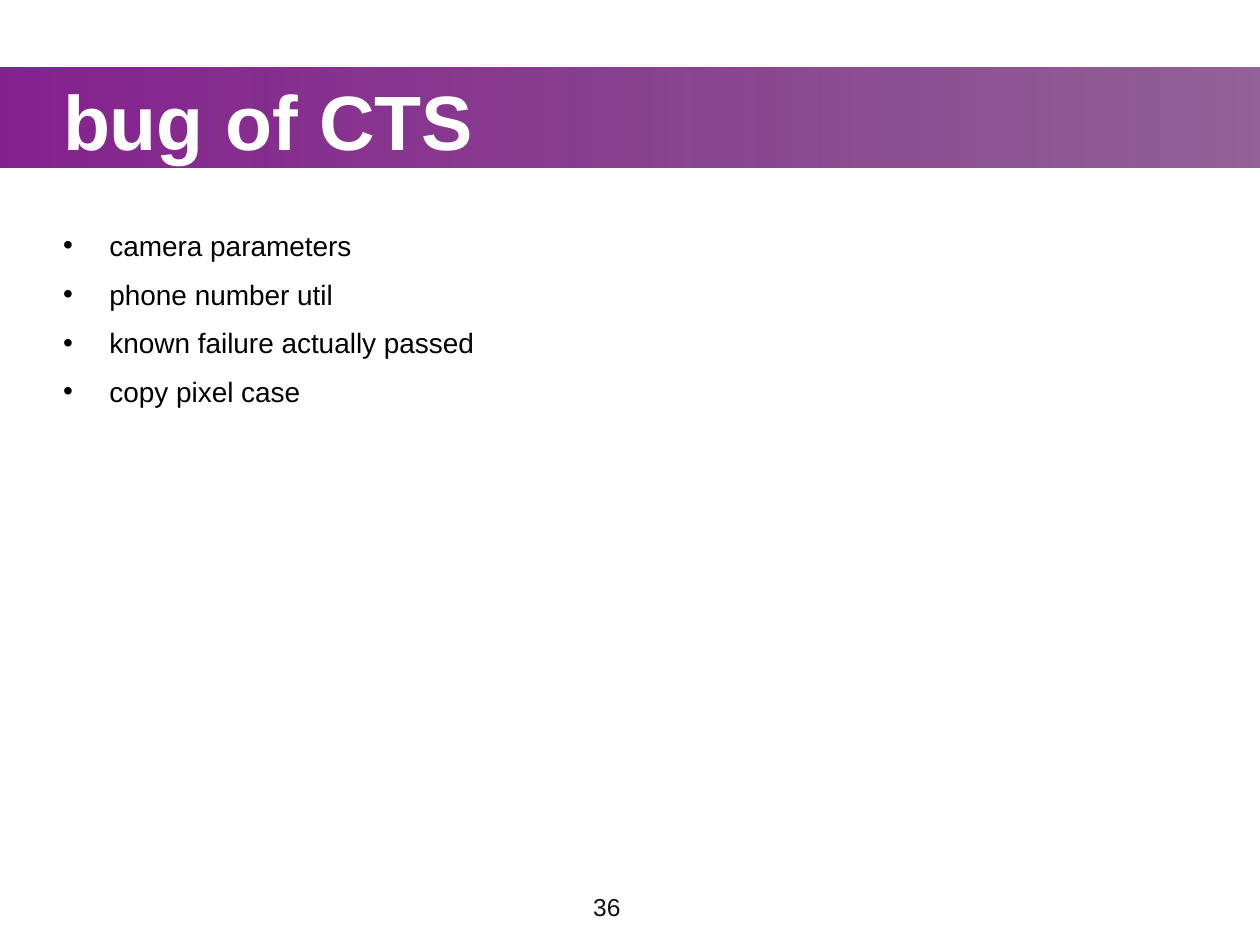
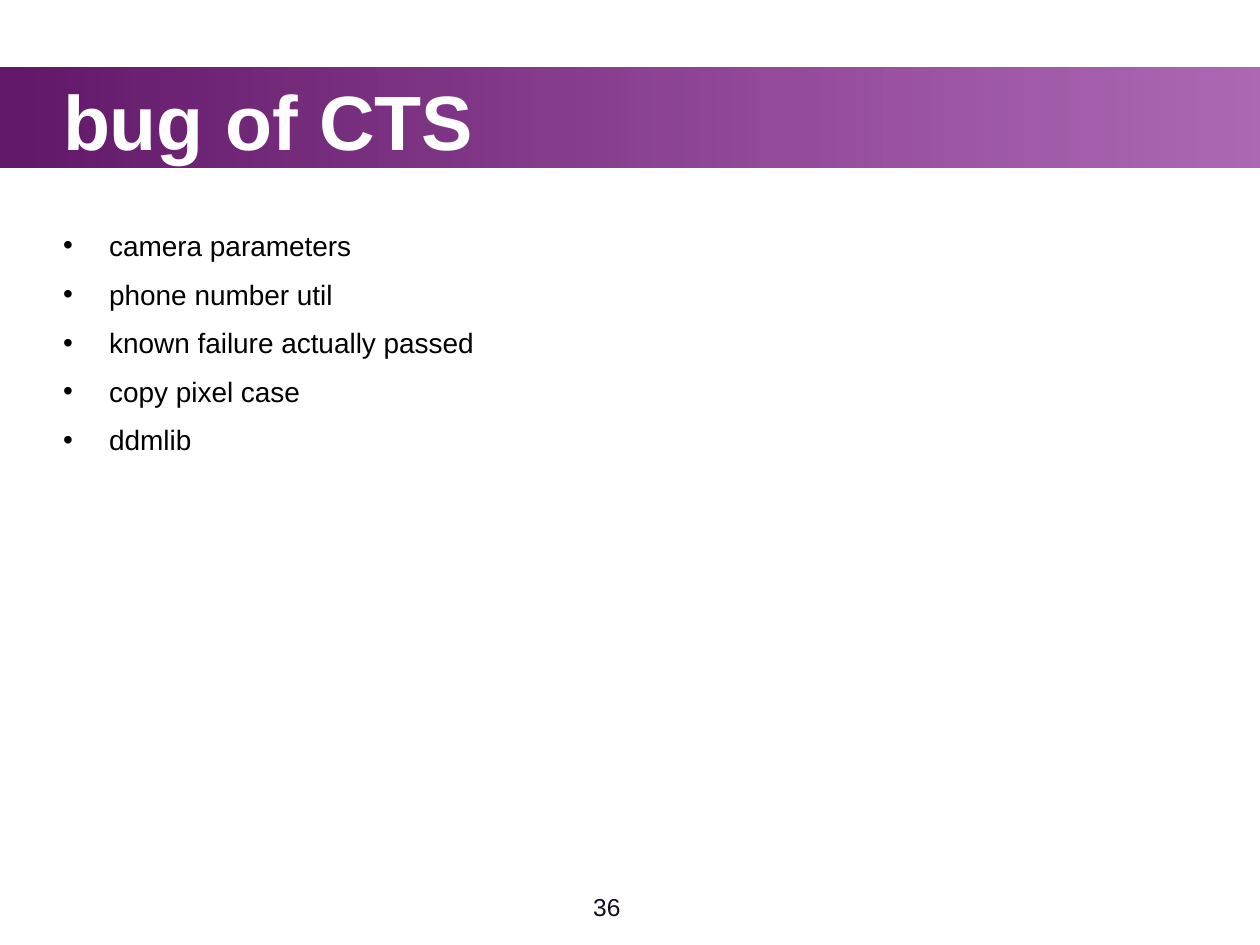
Before and after one commit to widerules/system-information, a slide deck: slide 36 of cts/CTS-training.ppt. Drawn at 1260x945 pixels with LibreOffice and Linux fonts; fonts in the diff are those of the drawing; background and template pictures are left out. Boxes give left, top, right and bottom in pixels: in the first picture for what was removed or moved away, otherwise in the second. Text is boxed around its words. In the diff, an @@ line names an element or a change of style, - is before the commit and + after.

```diff
--- a/cts/CTS-training.ppt
+++ b/cts/CTS-training.ppt
@@ rectangle at (0, 67, 1260, 166): fill gradient #85218F to #611868 to gradient #611868 to #85218F @@
@@ text at (109, 429, 191, 451): paragraph added @@
+• ddmlib
```
Also in this commit, not shown: 39 other slides changed, 1 slide added, 1 other file.
